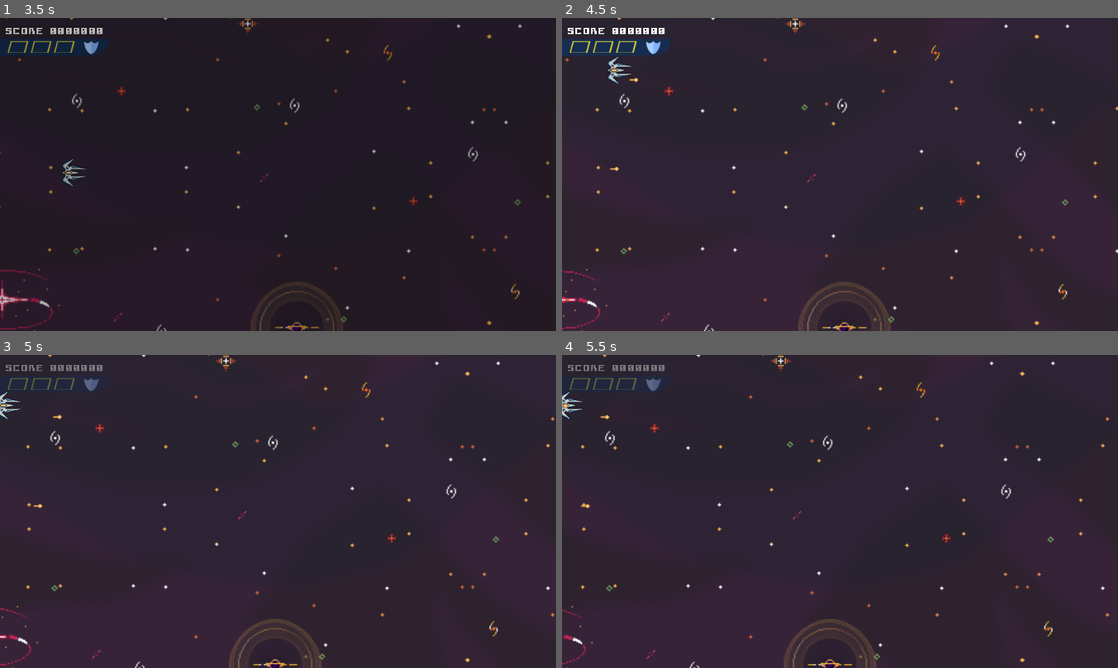
Above: before the commit, frames 1-4 (two rows, left to right).
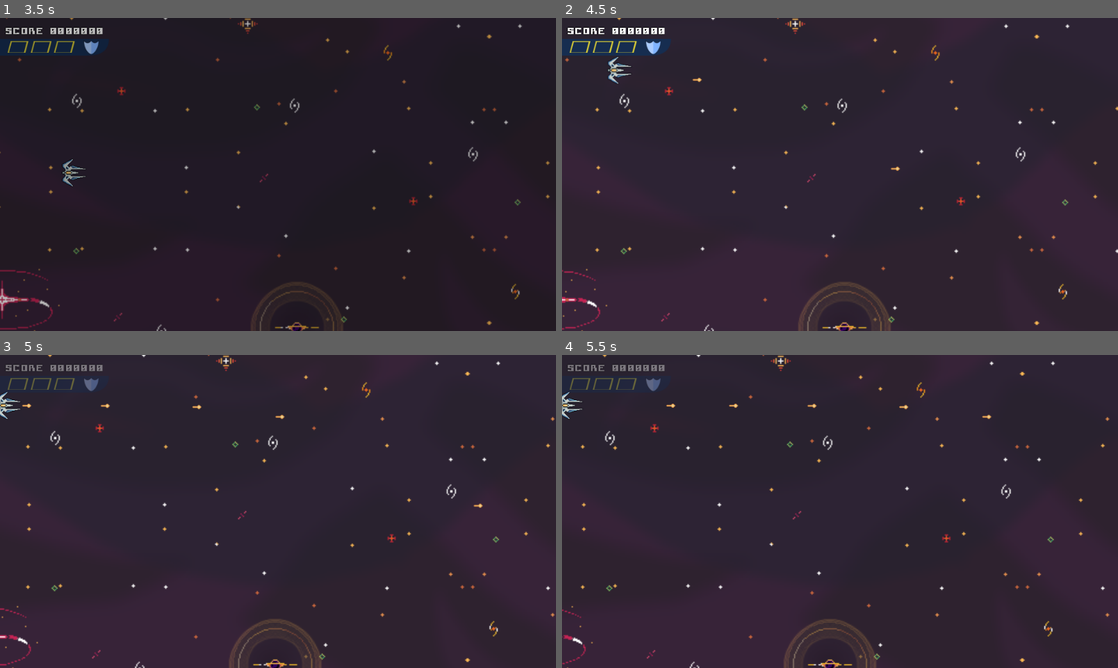
Above: after the commit, the same moments.

Repository: DfindWox/TGD---J2302
Game: Godot game, scene res://UI/splash.tscn
Same seed, same stepped clock (60 frames per second), same inputs: the game is played once before the commit and once after it.
Inputs:
- Up to frame 1 (3.5 s): tap Enter at 0.5 s; hold Right (ui_right) 0.53-1.28 s; hold Space (shoot) 0.53-1.28 s; tap R (reset) at 1.25, 2 s; hold Down (ui_down) 1.28-2.03 s; tap E (Parry) at 1.35 s; tap Space (shoot) at 1.55 s; hold Right (ui_right) 2.03-2.75 s; hold Space (shoot) 2.03-2.75 s; click "Start" at 2.75 s
- Up to frame 2 (4.5 s): hold Up (ui_up) 3.53-4.28 s; tap Space (shoot) at 3.6 s; hold Left (ui_left) from 4.28 s (still down); hold Space (shoot) from 4.28 s (still down); tap E (Parry) at 4.35 s
- Up to frame 3 (5 s): keep holding Left (ui_left); keep holding Space (shoot)
- Up to frame 4 (5.5 s): keep holding Left (ui_left); release Space (shoot) at 5.03 s; tap Space (shoot) at 5.1 s

Frame 1 is identical in both runs. In frame 2, less than 0.1% of the frame differs, in the area x 8-61%, y 19-49%; in frame 3, 0.1%; in frame 4, 0.1%, in the area x 0-78%, y 15-50%.

Commit message:
Mudanças no player para adaptar ao novo tiro

Diff:
--- a/Actors/player.gd
+++ b/Actors/player.gd
@@ -32,7 +32,7 @@
 		_move(delta)
 		if Input.is_action_just_pressed("Parry"):
 			_parry()
-		if Input.is_action_just_pressed("shoot"):
+		if Input.is_action_pressed("shoot"):
 			_shoot()
 
 
@@ -82,6 +82,7 @@
 		var b := bullet.instantiate()
 		get_tree().current_scene.add_child(b)
 		b.global_position = shoot_point.global_position
+		b.launch(Vector2.RIGHT)
 		shoot_delay_timer.start()
 
 
--- a/Actors/player.tscn
+++ b/Actors/player.tscn
@@ -2,7 +2,7 @@
 
 [ext_resource type="Script" path="res://Actors/player.gd" id="1_hr4d6"]
 [ext_resource type="Texture2D" uid="uid://75f8kxjjyac0" path="res://Assets/Sprites/ship_4.png" id="1_hs3ff"]
-[ext_resource type="PackedScene" uid="uid://c2hpuumh3akos" path="res://Actors/bullet.tscn" id="2_lpcuh"]
+[ext_resource type="PackedScene" uid="uid://c2hpuumh3akos" path="res://Actors/player_bullet.tscn" id="2_lpcuh"]
 
 [sub_resource type="CircleShape2D" id="CircleShape2D_d2yxi"]
 radius = 16.1245
@@ -17,6 +17,7 @@
 script = ExtResource("1_hr4d6")
 direction_lerp = 0.15
 bullet = ExtResource("2_lpcuh")
+shoot_delay = 0.2
 
 [node name="Sprite2D" type="Sprite2D" parent="."]
 rotation = 1.5708
